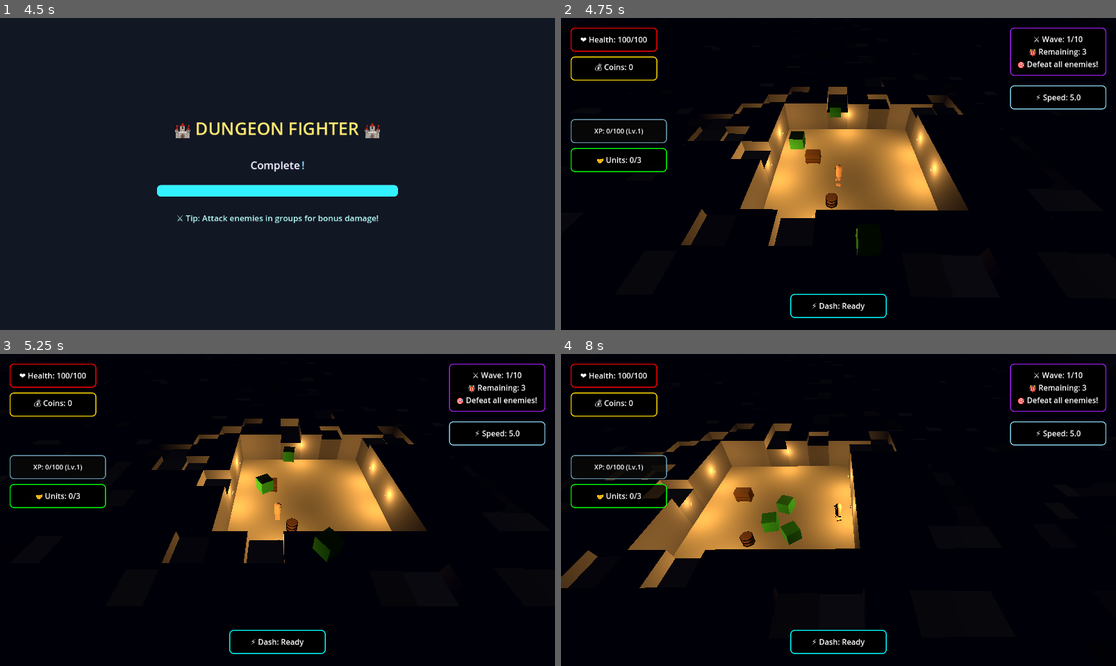
Above: before the commit, frames 1-4 (two rows, left to right).
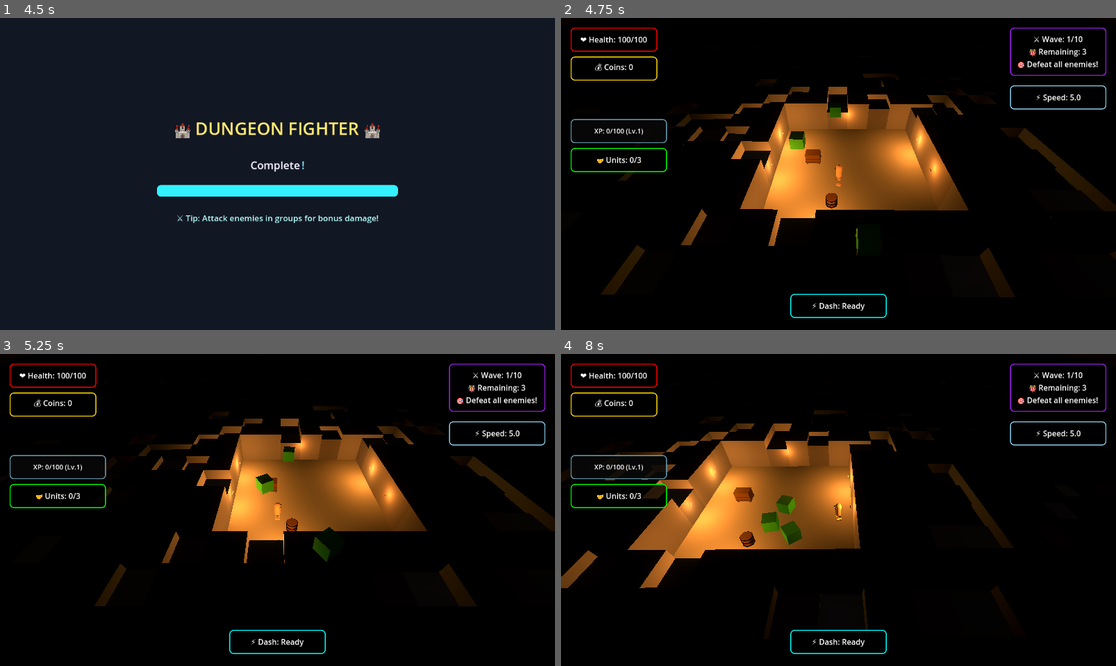
Above: after the commit, the same moments.

Repository: thaner66666666/game-1
Game: Godot game, scene res://Scenes/main.tscn
Same seed, same stepped clock (60 frames per second), same inputs: the game is played once before the commit and once after it.
Inputs (mouse positions are in pixels of both pictures, inside the frame that each line leads up to):
- Up to frame 1 (4.5 s): tap Enter (ui_accept) at 0.5, 0.77, 1.52, 3.02, 3.5, 3.77, 4.25 s; move the mouse to (399, 158) at 0.52 s; press the mouse at (399, 158) at 0.53 s; hold D (move_right) 0.53-1.28 s; move the mouse to (166, 189) at 1.27 s; release the mouse at (166, 189) at 1.28 s; hold S (move_down) 1.28-2.03 s; tap Space (dash) at 1.35 s; move the mouse to (333, 105) at 2.02 s; hold D (move_right) 2.03-2.78 s; tap Q (drop_weapon) at 2.1 s; move the mouse to (249, 236) at 2.77 s; hold W (move_up) 2.78-3.53 s; tap E (interaction) at 2.85 s; click (249, 236) at 2.92 s; move the mouse to (444, 220) at 3.52 s; hold A (move_left) from 3.53 s (still down); tap 1 at 3.6 s; move the mouse to (111, 127) at 4.27 s; click (111, 127) at 4.35 s
- Up to frame 2 (4.75 s): keep holding A (move_left); tap Enter (ui_accept) at 4.52 s
- Up to frame 3 (5.25 s): move the mouse to (305, 510) at 5.02 s; release A (move_left) at 5.03 s; hold S (move_down) from 5.03 s (still down); tap Space (dash) at 5.1 s; click (305, 510) at 5.17 s
- Up to frame 4 (8 s): move the mouse to (755, 432) at 5.77 s; release S (move_down) at 5.78 s; hold D (move_right) 5.78-6.53 s; tap Q (drop_weapon) at 5.85 s; tap Enter (ui_accept) at 6.02, 6.77, 7.52 s; move the mouse to (960, 494) at 6.52 s; hold W (move_up) 6.53-7.28 s; hold E (interaction) 6.53-7.28 s; move the mouse to (727, 525) at 7.27 s; hold D (move_right) from 7.28 s (still down); tap 1 at 7.35 s; click (727, 525) at 7.42 s

Frame 1 is identical in both runs. In frame 2, 9.0% of the frame differs, in the area x 7-100%, y 17-90%; in frame 3, 5.9%; in frame 4, 8.7%.
Error before the commit: Parse Error: Preload file "res://game/allies/components/AllyUIComponent.gd" does not exist. (res://allies/ally.gd:381)

Commit message:
Improve ally UI, environment lighting, and torch effects
Refactored ally UI setup to use the correct component path and improved debug output. Enhanced AllyUIComponent to better handle name/health display and billboard settings. Removed redundant label code from ally_ai.gd. Updated UI.gd to handle ally death events for unit counter. Adjusted main_scene_setup.gd for warmer ambient lighting and enabled bloom. Improved torch.gd with a secondary soft glow light and more dynamic flicker for a warmer, more atmospheric effect.

Diff:
--- a/allies/ally.gd
+++ b/allies/ally.gd
@@ -61,6 +61,10 @@
 	# --- Ally UI and Name ---
 	_assign_random_name()
 	_setup_ui_component()
+	if has_node("AllyUIComponent"):
+		print("UI component setup completed for ally: ", get_meta("display_name", name))
+	else:
+		print("❌ ERROR: AllyUIComponent was not created for ally: ", get_meta("display_name", name))
 
 func _setup_components() -> void:
 	# Initialize each component with needed references
@@ -377,19 +381,23 @@
 
 func _setup_ui_component():
 	"""Create and configure the UI component for this ally"""
-	# Update the path below to the correct location of AllyUIComponent.gd
-	var ui_component = preload("res://game/allies/components/AllyUIComponent.gd").new()
+	# Ensure the correct path to AllyUIComponent.gd
+	var ui_component = preload("res://allies/components/AllyUIComponent.gd").new()
 	ui_component.name = "AllyUIComponent"
 	add_child(ui_component)
-	ui_component.setup_for_ally(self)
-	print("✅ UI component set up for ally: ", get_meta("display_name", name))
+	if ui_component:
+		ui_component.setup_for_ally(self)
+		print("✅ UI component set up for ally: ", get_meta("display_name", name))
+	else:
+		print("❌ ERROR: Failed to create AllyUIComponent for ally: ", get_meta("display_name", name))
 
 func add_ui_to_existing_ally(ally: Node3D):
 	"""Add UI component to an already existing ally"""
 	if ally.has_node("AllyUIComponent"):
 		print("⚠️ Ally already has UI component")
 		return
-	var ui_component = preload("res://game/allies/components/AllyUIComponent.gd").new()
+	# Ensure the correct path to AllyUIComponent.gd
+	var ui_component = preload("res://allies/components/AllyUIComponent.gd").new()
 	ui_component.name = "AllyUIComponent"
 	ally.add_child(ui_component)
 	ui_component.setup_for_ally(ally)
--- a/allies/components/AllyUIComponent.gd
+++ b/allies/components/AllyUIComponent.gd
@@ -30,17 +30,18 @@
 func setup_for_ally(ally: Node3D):
 	"""Initialize this UI component for a specific ally"""
 	ally_ref = ally
-
-	# Find the health component
+	# Find the health component (try multiple possible node names)
 	health_component = ally.get_node_or_null("AllyHealth")
 	if not health_component:
 		health_component = ally.get_node_or_null("HealthComponent")
-
+	if not health_component:
+		health_component = ally.get_node_or_null("health_component")
+	if not health_component:
+		health_component = ally.get_node_or_null("ally_health")
 	if health_component:
 		# Connect to health changes
 		if health_component.has_signal("health_changed"):
 			health_component.health_changed.connect(_on_health_changed)
-
 	# Set the ally's name
 	_update_name_display()
 	_update_health_display()
@@ -48,11 +49,12 @@
 func _create_name_label():
 	"""Create the 3D label for the ally's name"""
 	name_label = Label3D.new()
-	name_label.position = Vector3(0, name_height_offset, 0)
-	name_label.font_size = 24
+	# Position label above and slightly in front of the ally
+	name_label.position = Vector3(0, name_height_offset, 0.25)
+	name_label.font_size = 32
 	name_label.outline_size = 2
 	name_label.outline_modulate = Color.BLACK
-	name_label.modulate = Color(1, 1, 0.8, 1) # Slight yellow tint
+	name_label.modulate = Color(1, 1, 0.95, 1) # Bright yellowish
 	name_label.billboard = BaseMaterial3D.BILLBOARD_ENABLED
 	add_child(name_label)
 
@@ -100,26 +102,31 @@
 	add_child(health_text_label)
 
 func _update_name_display():
-	"""Update the displayed name"""
+	"""Update the displayed name and ensure label is visible and billboarded"""
 	if not name_label or not ally_ref:
 		return
-
 	var display_name = ""
 	if ally_ref.has_meta("display_name"):
-		display_name = ally_ref.get_meta("display_name")
+		display_name = str(ally_ref.get_meta("display_name"))
+	elif ally_ref.has_method("get_name") and ally_ref.name:
+		display_name = str(ally_ref.name)
 	else:
-		display_name = ally_ref.name
-
+		display_name = "Unnamed Ally"
 	name_label.text = display_name
+	# Debug info
+	print("[AllyUIComponent] Display name set to:", display_name)
+	print("[AllyUIComponent] name_label position:", name_label.position)
+	print("[AllyUIComponent] name_label billboard:", name_label.billboard)
+	print("[AllyUIComponent] name_label modulate:", name_label.modulate)
+	if not name_label.visible:
+		print("[AllyUIComponent] WARNING: name_label is not visible!")
 
 func _update_health_display():
 	"""Update health bar and text"""
 	if not health_component or not ally_ref:
 		return
-
 	var current_health = 0
 	var max_health = 100
-
 	# Get health values
 	if health_component.has_method("get_health"):
 		current_health = health_component.get_health()
@@ -127,26 +134,21 @@
 	elif "current_health" in health_component and "max_health" in health_component:
 		current_health = health_component.current_health
 		max_health = health_component.max_health
-
 	# Update health bar fill
 	if health_bar_fill and max_health > 0:
 		var health_percentage = float(current_health) / float(max_health)
 		health_percentage = clamp(health_percentage, 0.0, 1.0)
-
 		# Scale the health bar
 		var bar_scale = health_bar_fill.scale
 		bar_scale.x = health_percentage
 		health_bar_fill.scale = bar_scale
-
 		# Adjust position so it shrinks from the right
 		var offset = (1.0 - health_percentage) * health_bar_width * 0.5
 		health_bar_fill.position.x = -offset
-
 		# Update color based on health percentage
 		var color = _get_health_color(health_percentage)
 		if health_bar_fill.material_override:
 			health_bar_fill.material_override.albedo_color = color
-
 	# Update health text
 	if health_text_label:
 		health_text_label.text = "%d/%d" % [current_health, max_health]
@@ -169,9 +171,6 @@
 	if always_face_camera:
 		_face_camera()
 
-	# Update health display (in case health changed without signal)
-	_update_health_display()
-
 func _face_camera():
 	"""Make UI elements face the camera"""
 	var camera = get_viewport().get_camera_3d()
--- a/allies/components/ally_ai.gd
+++ b/allies/components/ally_ai.gd
@@ -39,43 +39,12 @@
 	"Ridgewood", "Stonevale", "Thornbush", "Umberfield", "Violetmoor", "Willowisp", "Yarrow", "Zephyrfield"
 ]
 
-var name_label: Label3D = null
-var health_label: Label3D = null
-
 func _ready():
 	# Expand first_names and last_names to 1000+ entries each at runtime
 	while first_names.size() < 1000:
 		first_names.append("Name%d" % first_names.size())
 	while last_names.size() < 1000:
 		last_names.append("Surname%d" % last_names.size())
-	# Create name and health labels above the ally
-	call_deferred("_create_name_and_health_labels")
-
-func _create_name_and_health_labels():
-	if not ally_ref:
-		return
-	# Create name label
-	name_label = Label3D.new()
-	var display_name = ally_ref.get_meta("display_name") if ally_ref.has_meta("display_name") else ally_ref.name
-	name_label.text = display_name
-	name_label.position = Vector3(0, 2.2, 0)
-	name_label.modulate = Color(1,1,0.7,1)
-	name_label.font_size = 22
-	name_label.outline_size = 1
-	ally_ref.add_child(name_label)
-	# Create health label
-	health_label = Label3D.new()
-	health_label.text = _get_health_text()
-	health_label.position = Vector3(0, 1.9, 0)
-	health_label.modulate = Color(1,1,1,1)
-	health_label.font_size = 18
-	health_label.outline_size = 1
-	ally_ref.add_child(health_label)
-
-func _get_health_text() -> String:
-	if ally_ref and ally_ref.health_component:
-		return "HP: %d/%d" % [ally_ref.health_component.current_health, ally_ref.max_health]
-	return "HP: ?"
 
 func generate_random_name() -> String:
 	var first = first_names[randi() % first_names.size()]
@@ -101,9 +70,6 @@
 		_update_ai_state()
 		state_update_timer = 0.0
 	_execute_current_state(delta)
-	# Update health label every frame
-	if health_label:
-		health_label.text = _get_health_text()
 
 func _update_ai_state():
 	if not player_target:
--- a/dot gds/UI.gd
+++ b/dot gds/UI.gd
@@ -132,6 +132,9 @@
 				ally.connect("ally_added", Callable(self, "_on_ally_added"))
 			if not ally.is_connected("ally_removed", Callable(self, "_on_ally_removed")):
 				ally.connect("ally_removed", Callable(self, "_on_ally_removed"))
+			# Connect ally_died signal for unit counter
+			if ally.has_signal("ally_died") and not ally.is_connected("ally_died", Callable(self, "_on_ally_died")):
+				ally.connect("ally_died", Callable(self, "_on_ally_died"))
 		print("UI: Connected ally signals")
 	else:
 		print("UI: Player not found!")
@@ -275,6 +278,11 @@
 	_update_units(get_tree().get_nodes_in_group("allies").size())
 	print("✅ Ally removed, UI updated.")
 
+func _on_ally_died():
+	var current_units = get_tree().get_nodes_in_group("allies").size()
+	_update_units(current_units)
+	print("✅ Ally died, UI unit counter updated: ", current_units)
+
 # --- Temporary Feedback Message ---
 var _message_label: Label = null
 
--- a/dot gds/main_scene_setup.gd
+++ b/dot gds/main_scene_setup.gd
@@ -38,9 +38,15 @@
 	var world_env = WorldEnvironment.new()
 	var environment = Environment.new()
 	environment.background_mode = Environment.BG_COLOR
-	environment.background_color = Color(0.07, 0.07, 0.13)  # Slightly brighter
-	environment.ambient_light_energy = 0.05  # Brighter ambient
-	environment.ambient_light_color = Color(0.15, 0.15, 0.25)  # Brighter blue
+	environment.background_color = Color(0.13, 0.10, 0.05)  # Slightly warmer
+	environment.ambient_light_energy = 0.13  # Brighter ambient
+	environment.ambient_light_color = Color(0.38, 0.22, 0.10)  # Even warmer
+
+	# Add subtle bloom effect for glowing torches and highlights
+	environment.glow_enabled = true
+	environment.glow_intensity = 0.18
+	environment.glow_strength = 0.7
+	environment.glow_bloom = 0.5
 	world_env.environment = environment
 	add_child(world_env)
 
--- a/dot gds/torch.gd
+++ b/dot gds/torch.gd
@@ -1,9 +1,10 @@
 extends StaticBody3D
 
 @export var torch_light_energy: float = 6.0
-@export var torch_light_color: Color = Color(1.0, 0.7, 0.3)
+@export var torch_light_color: Color = Color(1.0, 0.55, 0.18) # Warmer orange
 
 var light: OmniLight3D
+var soft_glow_light: OmniLight3D
 var flame_anim_time: float = 0.0
 
 func _ready():
@@ -12,17 +13,31 @@
 	light.light_energy = torch_light_energy
 	light.light_color = torch_light_color
 
+	# Add a secondary, softer OmniLight for gentle glow
+	soft_glow_light = OmniLight3D.new()
+	soft_glow_light.light_energy = torch_light_energy * 0.25
+	soft_glow_light.light_color = Color(1.0, 0.7, 0.3, 0.5) # Softer, semi-transparent
+	soft_glow_light.omni_range = 12.0 # Use a fixed value for range
+	soft_glow_light.shadow_enabled = false
+	add_child(soft_glow_light)
+
 func _process(delta):
-	# Flicker the light energy slightly
+	# Flicker the light energy more dynamically
 	flame_anim_time += delta
-	light.light_energy = torch_light_energy + 0.2 * sin(flame_anim_time * 8.0)
+	var flicker = 0.45 * sin(flame_anim_time * 10.0 + randf() * 2.0) + 0.15 * sin(flame_anim_time * 23.0)
+	light.light_energy = torch_light_energy + flicker
+	soft_glow_light.light_energy = (torch_light_energy * 0.25) + (flicker * 0.15)
 
 func _set_torch_light_energy(value):
 	torch_light_energy = value
 	if light:
 		light.light_energy = value
+	if soft_glow_light:
+		soft_glow_light.light_energy = value * 0.25
 
 func _set_torch_light_color(value):
 	torch_light_color = value
 	if light:
 		light.light_color = value
+	if soft_glow_light:
+		soft_glow_light.light_color = Color(value.r, value.g, value.b, 0.5)
